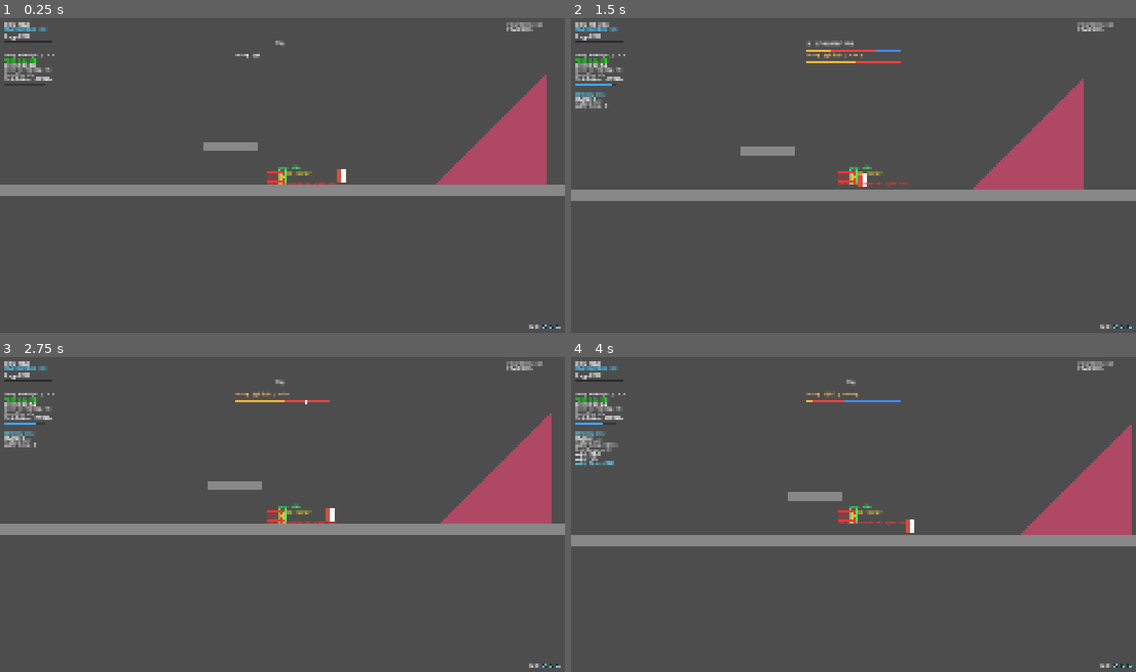
Above: before the commit, frames 1-4 (two rows, left to right).
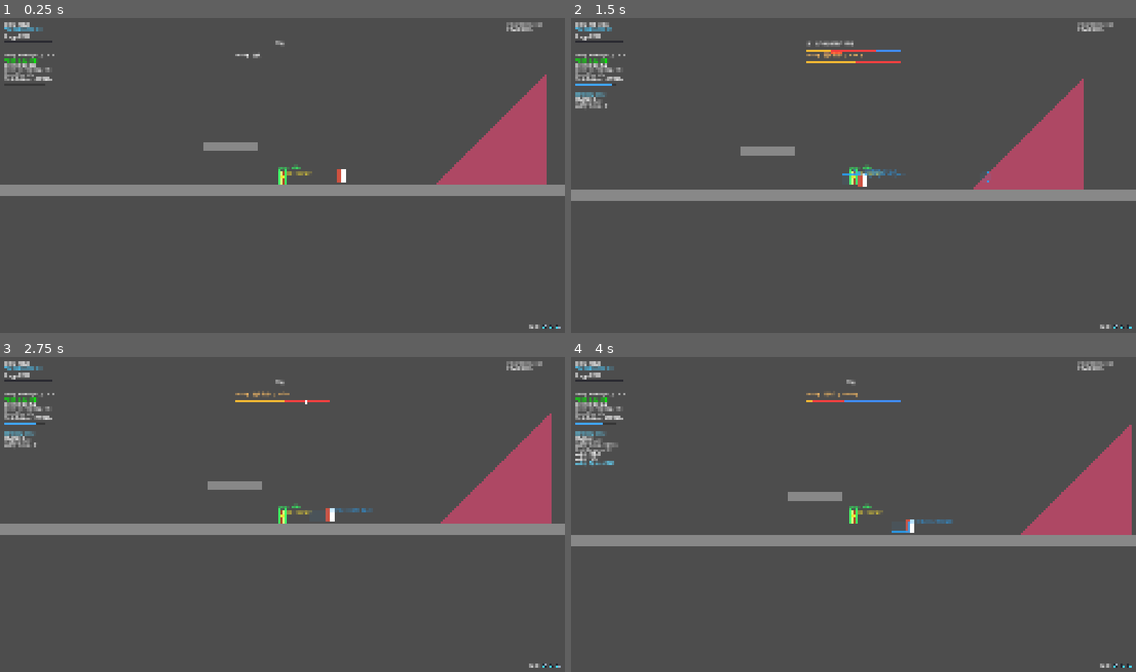
Above: after the commit, the same moments.

Repository: Guo3020/CombatLab
Game: Godot game, scene res://02_scenes/01_arena/main.tscn
The game is run twice, just before and just after one commit, with the same random seed, the same clock (stepped at 60 frames per second) and the same inputs.
Inputs (mouse positions are in pixels of both pictures, inside the frame that each line leads up to):
- Up to frame 1 (0.25 s): no input
- Up to frame 2 (1.5 s): move the mouse to (977, 159) at 0.52 s; hold D (move_right) 0.53-1.25 s; hold Right mouse button (dodge) 0.53-1.25 s; click (977, 159) at 0.67 s; tap Up (jump) at 0.77 s; tap Enter at 1.25 s; drag from (740, 191) to (983, 175) at 1.27 s
- Up to frame 3 (2.75 s): tap Space at 2 s; move the mouse to (339, 445) at 2.02 s; hold A (move_left) from 2.03 s (still down); hold Right mouse button (dodge) from 2.03 s (still down)
- Up to frame 4 (4 s): release A (move_left) at 2.75 s; release Right mouse button (dodge) at 2.75 s; drag from (825, 580) to (893, 514) at 2.77 s; move the mouse to (1023, 564) at 3.52 s; hold D (move_right) from 3.53 s (still down); hold Right mouse button (dodge) from 3.53 s (still down); tap Up (jump) at 3.77 s

The runs differ from the first frame. In frame 1, 0.3% of the frame differs, in the area x 0-60%, y 2-54%; in frame 2, 0.4%, in the area x 0-74%, y 2-54%; in frame 3, 0.3%; in frame 4, 0.4%.

Commit message:
Draw runtime HitInstances in combat debug overlay

Diff:
--- a/03_scripts/04_debug/combat_debug_overlay.gd
+++ b/03_scripts/04_debug/combat_debug_overlay.gd
@@ -236,6 +236,58 @@
 		Color(0.25, 0.55, 0.95)
 	)
 
+	# HitInstance 时间窗口：相对于 Active 起点显示。
+	if executor != null and executor.is_action_running():
+		var context: CombatActionContext = executor.current_context
+		var active_duration: float = context.action_data.active
+		var active_start_x: float = start_x + startup_width
+
+		if active_duration > 0.0:
+			for index in range(context.action_data.hit_instances.size()):
+				var hit_instance: HitInstanceData = (
+					context.action_data.hit_instances[index]
+				)
+
+				if hit_instance == null:
+					continue
+
+				var start_ratio: float = clampf(
+					hit_instance.start_time / active_duration,
+					0.0,
+					1.0
+				)
+				var end_ratio: float = clampf(
+					hit_instance.end_time / active_duration,
+					0.0,
+					1.0
+				)
+
+				if end_ratio <= start_ratio:
+					continue
+
+				var instance_rect := Rect2(
+					active_start_x + active_width * start_ratio,
+					bar_y + 18.0 + float(index) * 6.0,
+					maxf(active_width * (end_ratio - start_ratio), 2.0),
+					4.0
+				)
+
+				draw_rect(
+					instance_rect,
+					Color(1.0, 0.35, 0.2, 0.95),
+					true
+				)
+
+				draw_string(
+					ThemeDB.fallback_font,
+					instance_rect.position + Vector2(-22.0, 5.0),
+					"HI%d" % index,
+					HORIZONTAL_ALIGNMENT_LEFT,
+					-1,
+					10,
+					Color(1.0, 0.65, 0.45)
+				)
+
 	# 时间轴游标
 	var progress: float = clampf(elapsed / total, 0.0, 1.0)
 	var cursor_x: float = start_x + timeline_width * progress
@@ -361,73 +413,140 @@
 	if not show_hitbox:
 		return
 
-	var attack_area := player.get_node_or_null("AttackArea") as Area2D
-
-	if attack_area == null:
-		return
-
-	var collision := attack_area.get_node_or_null("CollisionShape2D") as CollisionShape2D
-
-	if collision == null or collision.shape == null:
-		return
-
-	var rectangle := collision.shape as RectangleShape2D
-
-	if rectangle == null:
-		return
-
-	var center: Vector2 = _world_to_screen(collision.global_position)
-
-	var canvas_transform: Transform2D = get_viewport().get_canvas_transform()
-
-	var world_size: Vector2 = rectangle.size * collision.global_scale.abs()
-	var screen_size: Vector2 = world_size * canvas_transform.get_scale().abs()
-
-	var rect := Rect2(center - screen_size * 0.5, screen_size)
-
-	var is_active: bool = attack_area.monitoring
-
-	# 生效时使用红色，未生效时使用蓝色
-	var border_color: Color
-	var fill_color: Color
-
-	if is_active:
-		border_color = Color(1.0, 0.2, 0.2, 1.0)
-		fill_color = Color(1.0, 0.15, 0.15, 0.25)
-	else:
-		border_color = Color(0.15, 0.65, 1.0, 0.8)
-		fill_color = Color(0.15, 0.65, 1.0, 0.10)
-
-	draw_rect(rect, fill_color, true)
-	draw_rect(rect, border_color, false, 2.0)
-
-	# 显示 Hitbox 中心
-	draw_circle(center, 3.0, border_color)
-
-	# 计算 Hitbox 相对 Player 原点的实际偏移
-	var local_offset: Vector2 = player.to_local(collision.global_position)
-
-	var info_text: String = "Hitbox Center: (%.1f, %.1f)" % [
-		local_offset.x,
-		local_offset.y
-	]
-
-	var size_text: String = "Size: (%.1f, %.1f)" % [
-		rectangle.size.x,
-		rectangle.size.y
-	]
-
-	var state_text: String = "ACTIVE" if is_active else "INACTIVE"
-
-	draw_string(
-		ThemeDB.fallback_font,
-		rect.position + Vector2(0.0, rect.size.y + 17.0),
-		info_text + "  " + size_text + "  " + state_text,
-		HORIZONTAL_ALIGNMENT_LEFT,
-		-1,
-		13,
-		border_color
-	)
+	_draw_actor_hitboxes(executor, "Player")
+	_draw_actor_hitboxes(enemy_executor, "Enemy")
+
+
+func _draw_actor_hitboxes(
+	action_executor: CombatActionExecutor,
+	actor_label: String
+) -> void:
+	if action_executor == null or not action_executor.is_action_running():
+		return
+
+	var debug_data: Dictionary = action_executor.get_debug_data()
+	var runtime_data: Dictionary = debug_data.get("runtime_data", {})
+	var instances: Array = runtime_data.get("hit_instance_runtime", [])
+
+	for instance_data in instances:
+		var area := instance_data.get("area") as Area2D
+
+		if not is_instance_valid(area):
+			continue
+
+		var is_active: bool = bool(instance_data.get("enabled", false))
+		var border_color: Color
+		var fill_color: Color
+
+		if is_active:
+			border_color = Color(1.0, 0.2, 0.2, 1.0)
+			fill_color = Color(1.0, 0.15, 0.15, 0.18)
+		else:
+			border_color = Color(0.15, 0.65, 1.0, 0.8)
+			fill_color = Color(0.15, 0.65, 1.0, 0.07)
+
+		for child in area.get_children():
+			var collision := child as CollisionShape2D
+
+			if collision == null or collision.shape == null:
+				continue
+
+			_draw_runtime_hitbox_shape(
+				collision,
+				border_color,
+				fill_color
+			)
+
+		var label_position: Vector2 = (
+			_world_to_screen(area.global_position)
+			+ Vector2(0.0, -18.0)
+		)
+
+		var state_text: String = "ACTIVE" if is_active else "INACTIVE"
+		var hit_count: int = int(instance_data.get("hit_count", 0))
+		var instance_index: int = int(instance_data.get("index", 0))
+
+		draw_string(
+			ThemeDB.fallback_font,
+			label_position,
+			"%s HI-%d | %s | Hits: %d" % [
+				actor_label,
+				instance_index,
+				state_text,
+				hit_count
+			],
+			HORIZONTAL_ALIGNMENT_LEFT,
+			-1,
+			13,
+			border_color
+		)
+
+
+func _draw_runtime_hitbox_shape(
+	collision: CollisionShape2D,
+	border_color: Color,
+	fill_color: Color
+) -> void:
+	var outline := _get_hitbox_shape_outline(collision.shape)
+
+	if outline.size() < 3:
+		return
+
+	var screen_points := PackedVector2Array()
+
+	for local_point in outline:
+		var world_point: Vector2 = collision.global_transform * local_point
+		screen_points.append(_world_to_screen(world_point))
+
+	draw_colored_polygon(screen_points, fill_color)
+
+	var closed_points := screen_points.duplicate()
+	closed_points.append(screen_points[0])
+	draw_polyline(closed_points, border_color, 2.0)
+
+
+func _get_hitbox_shape_outline(shape: Shape2D) -> PackedVector2Array:
+	var points := PackedVector2Array()
+
+	if shape is RectangleShape2D:
+		var half_size: Vector2 = (shape as RectangleShape2D).size * 0.5
+		points.append(Vector2(-half_size.x, -half_size.y))
+		points.append(Vector2(half_size.x, -half_size.y))
+		points.append(Vector2(half_size.x, half_size.y))
+		points.append(Vector2(-half_size.x, half_size.y))
+
+	elif shape is CircleShape2D:
+		var radius: float = (shape as CircleShape2D).radius
+
+		for index in range(32):
+			var angle: float = TAU * float(index) / 32.0
+			points.append(Vector2(cos(angle), sin(angle)) * radius)
+
+	elif shape is CapsuleShape2D:
+		var capsule := shape as CapsuleShape2D
+		var radius: float = capsule.radius
+		var half_segment: float = maxf(
+			capsule.height * 0.5 - radius,
+			0.0
+		)
+
+		# 上半圆：从左侧经过顶部到右侧。
+		for index in range(17):
+			var angle: float = PI + PI * float(index) / 16.0
+			points.append(
+				Vector2(cos(angle), sin(angle)) * radius
+				+ Vector2(0.0, -half_segment)
+			)
+
+		# 下半圆：从右侧经过底部到左侧。
+		for index in range(17):
+			var angle: float = PI * float(index) / 16.0
+			points.append(
+				Vector2(cos(angle), sin(angle)) * radius
+				+ Vector2(0.0, half_segment)
+			)
+
+	return points
 
 
 # ==================================================
@@ -449,9 +568,16 @@
 
 	var state_text: String = "Executor: RUNNING" if running else "Executor: IDLE"
 
-	var hitbox_state: String = str(
-		runtime_data.get("hitbox_enabled", false)
-	)
+	var active_hit_instances: int = int(
+		runtime_data.get("hit_instance_active_count", 0)
+	)
+	var total_hit_instances: int = int(
+		runtime_data.get("hit_instance_count", 0)
+	)
+	var hitbox_state: String = "%d / %d" % [
+		active_hit_instances,
+		total_hit_instances
+	]
 
 	var info_position := Vector2(20.0, 35.0)
 
@@ -468,7 +594,7 @@
 	draw_string(
 		ThemeDB.fallback_font,
 		info_position + Vector2(0.0, 22.0),
-		"Module Hitbox Enabled: " + hitbox_state,
+		"Active HitInstances: " + hitbox_state,
 		HORIZONTAL_ALIGNMENT_LEFT,
 		-1,
 		14,
